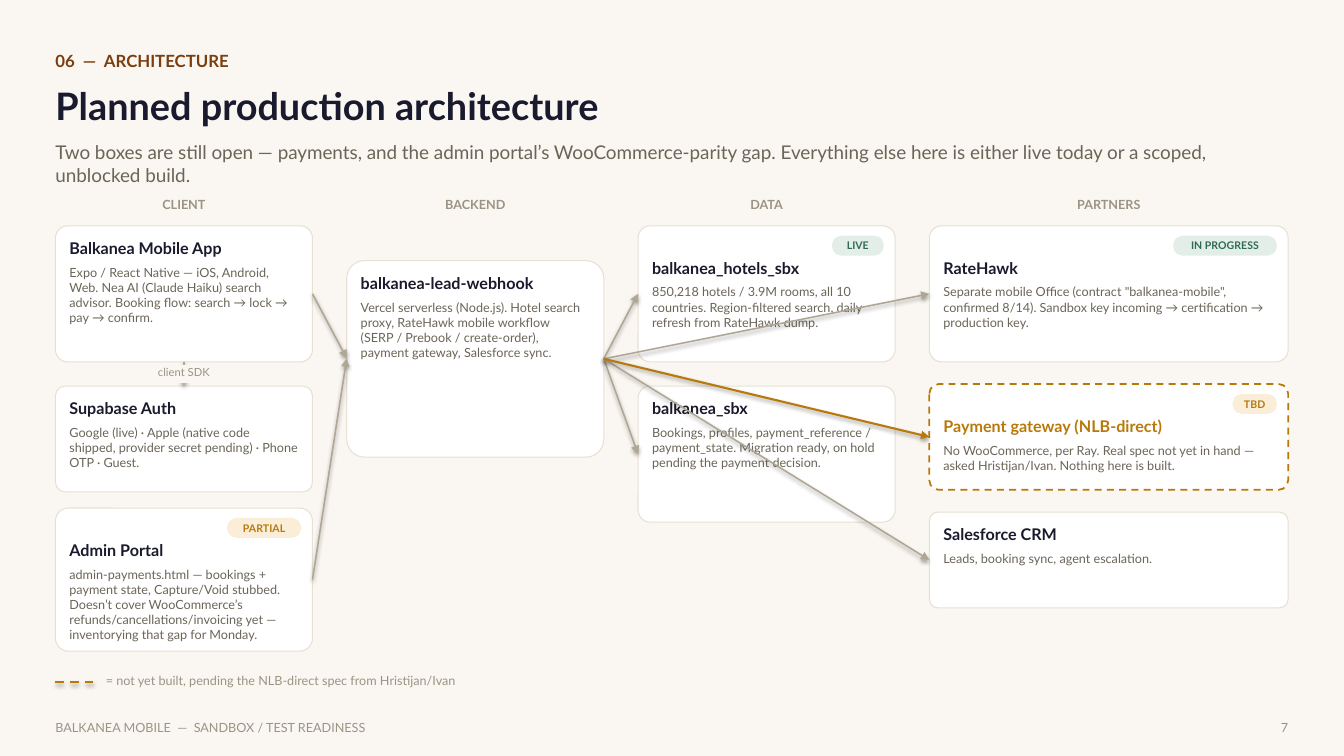
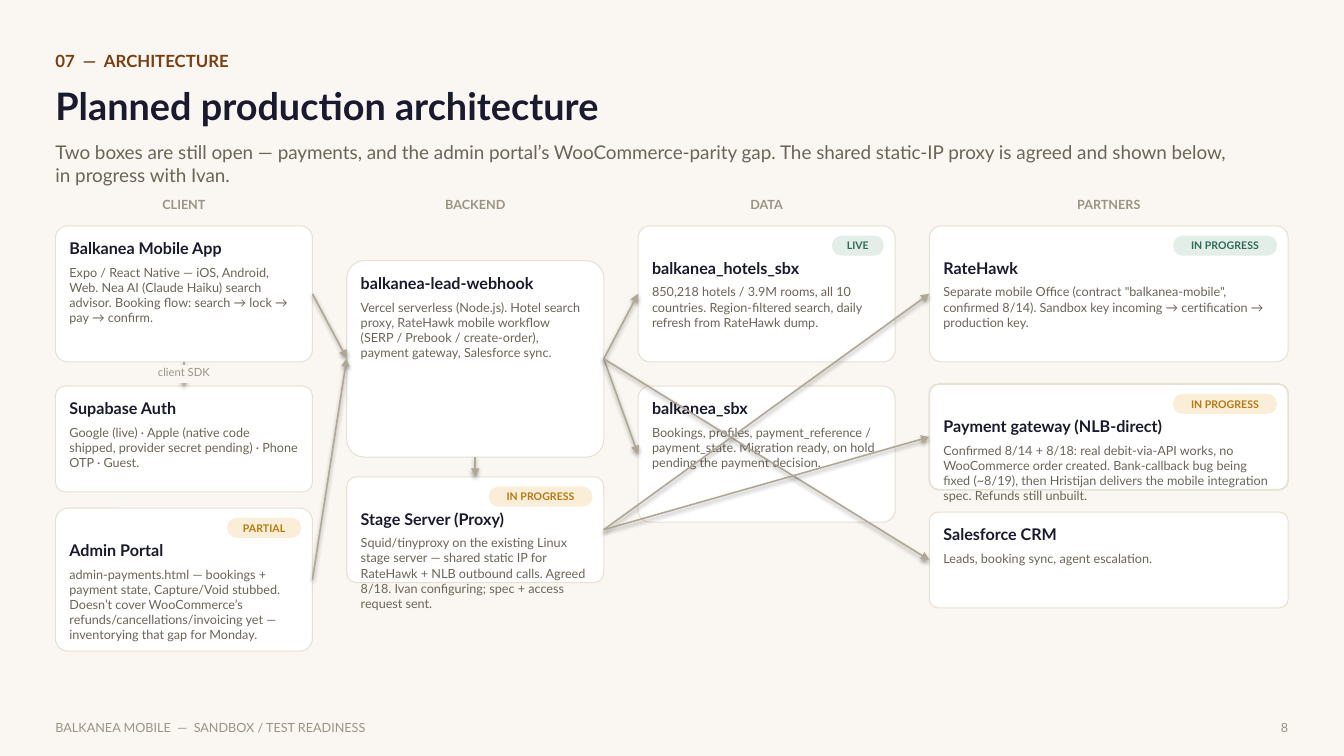
Before and after one commit to rweale-ai/balkanea-mobile, a slide deck: slide 8 of decks/Balkanea-Mobile-Sandbox-Readiness-Update.pptx (slide 7 before the commit). Drawn at 1344x756 pixels with LibreOffice and Linux fonts; fonts in the diff are those of the drawing. Boxes give left, top, right and bottom in pixels: in the first picture for what was removed or moved away, otherwise in the second. Text is boxed around its words. In the diff, an @@ line names an element or a change of style, - is before the commit and + after.

```diff
--- a/decks/Balkanea-Mobile-Sandbox-Readiness-Update.pptx
+++ b/decks/Balkanea-Mobile-Sandbox-Readiness-Update.pptx
@@ text at (55,54,229,67): text changed @@
-06 — ARCHITECTURE
+07 — ARCHITECTURE
@@ text at (55,145,1226,186): text changed @@
-Two boxes are still open — payments, and the admin portal’s WooCommerce-parity gap. Everything else here is either live today or a scoped, unblocked build.
+Two boxes are still open — payments, and the admin portal’s WooCommerce-parity gap. The shared static-IP proxy is agreed and shown below, in progress with Ivan.
@@ arrow moved from (604, 359) - (930, 294) to (604, 529) - (930, 294) @@
@@ rounded rectangle at (930,384,1289,490): outline #B8790A 1.25 pt dashed to #E7E0D3 1.25 pt @@
@@ text "Payment gateway (NLB-direct)" at (943,419,1162,435): text colour #B8790A to #1A1A2E @@
@@ rounded rectangle "IN PROGRESS": place and size @@
-rounded rectangle "IN PROGRESS" at (1233,394,1277,414)
+rounded rectangle "IN PROGRESS" at (1174,394,1277,414)
@@ text in rounded rectangle at (1191,400,1259,408): text changed @@
-TBD
+IN PROGRESS
@@ arrow moved from (604, 359) - (930, 437) to (604, 529) - (930, 437) @@
@@ arrow (604, 529) - (930, 437): stroke #B8790A 1.5 pt to #AFA694 1.1 pt @@
@@ text at (943,445,1268,502): text changed @@
-No WooCommerce, per Ray. Real spec not yet in hand — asked Hristijan/Ivan. Nothing here is built.
+Confirmed 8/14 + 8/18: real debit-via-API works, no WooCommerce order created. Bank-callback bug being fixed (~8/19), then Hristijan delivers the mobile integration spec. Refunds still unbuilt.
@@ rounded rectangle added at (347,477,604,583), fill #FFFFFF, outline #E7E0D3 0.75 pt @@
@@ arrow added from (475, 457) to (475, 477), #AFA694 1.1 pt @@
@@ rounded rectangle added at (489,487,593,507), fill #FBEED9, 7.5 pt, text #B8790A, bold @@
+IN PROGRESS
@@ text added at (361,512,504,528), 11.5 pt, text #1A1A2E, bold @@
+Stage Server (Proxy)
@@ text added at (361,537,586,610), 9 pt, text #6B6558 @@
+Squid/tinyproxy on the existing Linux stage server — shared static IP for RateHawk + NLB outbound calls. Agreed 8/18. Ivan configuring; spec + access request sent.
@@ line removed from (55, 683) to (96, 683) @@
@@ text removed at (116,676,455,687) @@
-= not yet built, pending the NLB-direct spec from Hristijan/Ivan
@@ text at (1281,723,1288,732): text changed @@
-7
+8
```
Also in this commit, not shown: 6 other slides changed, 1 slide added, 9 other files.
